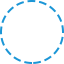
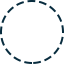
Layers edited between the first and the second 64 × 64 image:
painted on "Ellipse 1" over (0, 0, 64, 64)
